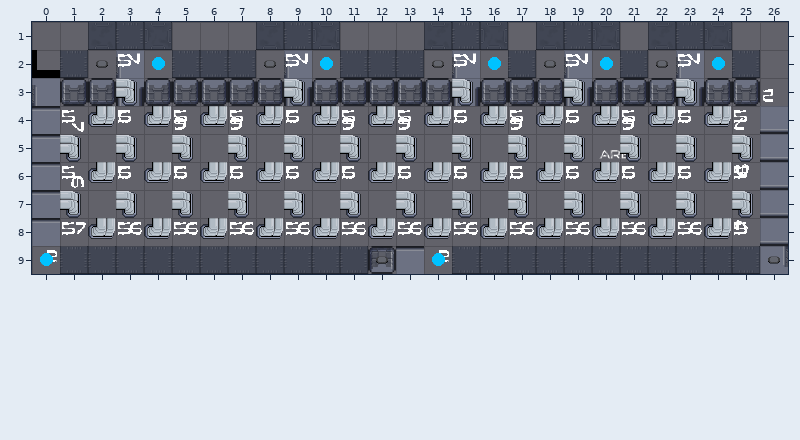
Two states of a Tiled map, cocos/Code/assets/resources/map/map_1-3-H-2.tmx. Above: the version before the commit.
Cells are 32x32 px. Shown: x 0..26, y 1..9.
After:
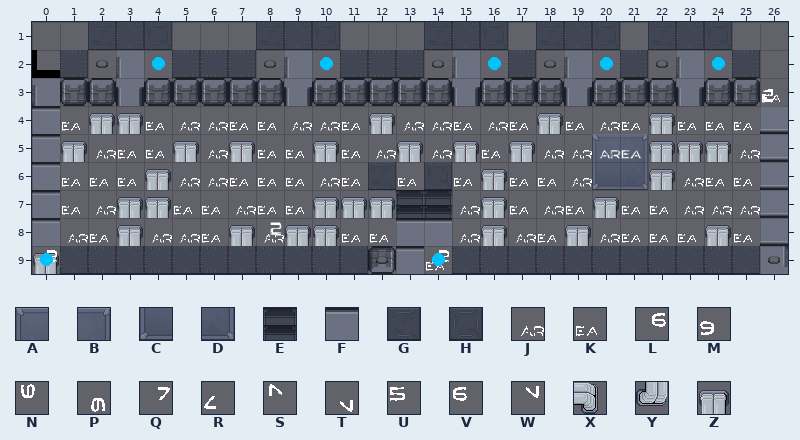
Key: from "proba_scifi": A 98, B 99, C 106, D 107; from "scifi_tileset_02": E 32, F 42, G 116, H 117, J 150, K 151, L 158, M 158 turned 180, N 158 turned 270, P 158 turned 90, Q 159, R 159 turned 180, S 159 turned 270, T 159 turned 90, U 167, V 168, W 169 turned 90, X 178, Y 178 turned 90, Z 183.
_ is an empty cell.
What changed:
Layer "f":
The author put tile A in row 5 at x 20.
The author put tile B in row 5 at x 21.
The author put tile C in row 6 at x 20.
The author put tile D in row 6 at x 21.
The author put tile J in row 4 at x 5 to 6, 9 to 10, 13 to 14, 16 and 20; in row 5 at x 2, 6, 12, 14, 18 to 19 and 25; in row 6 at x 5 to 6, 10, 19 and 23; in row 7 at x 2, 7, 15, 18 and 23 to 25; in row 8 at x 1, 4 to 5, 8, 15, 17 and 20.
The author put tile K in row 3 at x 26; in row 4 at x 1, 4, 7 to 8, 11, 15, 17, 19, 21 and 23 to 25; in row 5 at x 3 to 4, 8 to 9, 11 and 16; in row 6 at x 1 to 3, 7 to 9, 11, 13, 15, 17 to 18 and 24 to 25; in row 7 at x 1, 5 to 6, 8 to 9, 17, 19 and 21 to 22; in row 8 at x 2, 6, 11 to 12, 18, 21 to 23 and 25.
The author put tile K in row 9 at x 14.
The author put tile Z in row 4 at x 2 to 3, 12, 18 and 22; in row 5 at x 1, 5, 7, 10, 13, 15, 17 and 22 to 24; in row 6 at x 4, 16 and 22; in row 7 at x 3 to 4, 10 to 12, 16 and 20; in row 8 at x 3, 7, 9 to 10, 16, 19 and 24; in row 9 at x 0.
Layer "s":
The author put tile E in row 7 at x 13 to 14.
The author put tile F in row 8 at x 13 to 14.
Layer "Tile Layer 5" (removed):
The edit erases tile L in row 8 at x 3, 5, 7, 9, 11, 13, 15, 17, 19, 21 and 23.
The edit erases tile M in row 4 at x 5, 7, 11, 13, 17 and 21.
The edit erases tile N in row 6 at x 25.
The edit erases tile P in row 6 at x 1.
The edit erases tile Q in row 8 at x 1.
The edit erases tile R in row 4 at x 25.
The edit erases tile S in row 8 at x 25.
The edit erases tile T in row 4 at x 1.
The edit erases tile V in row 4 at x 3, 9, 15, 19 and 23; in row 6 at x 3, 5, 7, 9, 11, 13, 15, 17, 19, 21 and 23.
The edit erases tile W in row 2 at x 3, 9, 15, 19 and 23.
The edit erases tile X in row 3 at x 3, 9, 15, 19 and 23; in row 5 at x 1, 3, 5, 7, 9, 11, 13, 15, 17, 19, 21, 23 and 25; in row 7 at x 1, 3, 5, 7, 9, 11, 13, 15, 17, 19, 21, 23 and 25.
The edit erases tile Y in row 4 at x 2, 4, 6, 8, 10, 12, 14, 16, 18, 20, 22 and 24; in row 6 at x 2, 4, 6, 8, 10, 12, 14, 16, 18, 20, 22 and 24; in row 8 at x 2, 4, 6, 8, 10, 12, 14, 16, 18, 20, 22 and 24.
Layer "Tile Layer 6" (removed):
The edit erases tile U in row 2 at x 3, 9, 15, 19 and 23; in row 4 at x 1, 3, 5, 7, 9, 11, 13, 15, 17, 19, 21, 23 and 25; in row 6 at x 1, 3, 5, 7, 9, 11, 13, 15, 17, 19, 21, 23 and 25; in row 8 at x 1, 3, 5, 7, 9, 11, 13, 15, 17, 19, 21, 23 and 25.
Layer "w":
The author put tile G in row 6 at x 12.
The author put tile H in row 6 at x 14.
Where, in picture pixels (left, top, right, bottom), the same in both pictures:
changed: (33, 53, 780, 274)
